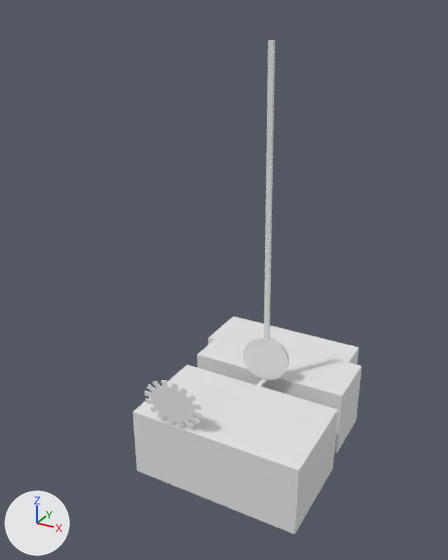
One commit to the Blender file level mock ups/pendulum Level .blend: the scene before it, then after it.
Both versions are drawn from a 50 mm lens placed at (335.0, -310.0, 295.0), pointed at (115.0, 89.0, 96.0). The axes (+X, +Y, +Z) are drawn at lower left. The lights are the same throughout.
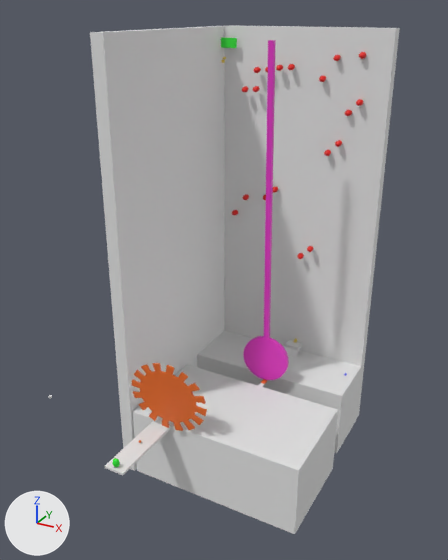
What differs and where, as boxes [x1, y1, x2, y2] in the pictures (448 x 560 px):
'Cube.003', mesh rescaled, moved
    before: [208, 316, 359, 364]
    after: [224, 25, 400, 419]
'Cube.007', added
    after: [90, 26, 224, 471]
'Cylinder', recoloured, turned (white to pink)
    before: [243, 40, 289, 380]
    after: [244, 40, 289, 380]
'Cylinder.001', recoloured, moved, rescaled (29% wider, 41% taller)
    before: [144, 380, 202, 428]
    after: [132, 363, 207, 431]
'Cube.006', added
    after: [105, 421, 170, 475]
'Stairs and platform', added
    after: [285, 340, 302, 358]
'exit (posibly one of many)', added
    after: [221, 37, 237, 48]
'Player Spawn Point', added
    after: [112, 458, 120, 467]

Patch to the scene script:
```diff
--- a/level mock ups/pendulum Level .blend.py
+++ b/level mock ups/pendulum Level .blend.py
@@ me_cylinder @@
 me_cylinder.from_pydata(...)  # 68 vertices, 38 faces; spans x -11.9..1.74, y -0.96..1.05, z -0.1..0.1
+me_cylinder.materials.append(mat_material_004)  # pink #e734c7
@@ me_cylinder_001 @@
 me_cylinder_001.from_pydata(...)  # 128 vertices, 98 faces; spans x -1.31..1.33, y -1.32..1.32, z -0.12..0.12
+me_cylinder_001.materials.append(mat_material_003)  # orange #e76b26
@@ me_cube_003 @@
 me_cube_003.from_pydata(...)  # 8 vertices, 6 faces; spans x -1.0..424.0, y -1.0..104.0, z -92.0..1.0
 # used by ob_cube_003; location = (53.8, 168.9, -12.2); scale = (0.33, 0.516, 0.639)
+# me_cube_003 part 1: the whole mesh is scaled about its middle by (1, 0.19, 5.74), then moved by (0.0, -43.0, 220.0)
 me_cube_003.materials.append(mat_material_001)
@@ ob_cylinder @@
 ob_cylinder.location = (144.5, 109.8, 35.9)
-ob_cylinder.rotation_euler = (-1.605, 1.486, 0.108)  # degrees (-92, 85, 6.2)
+ob_cylinder.rotation_euler = (-1.605, 1.486, 0.0131)  # degrees (-92, 85, 0.8)
 ob_cylinder.scale = (20.0, 20.0, 20.0)
@@ ob_cylinder_001 @@
 ob_cylinder_001 = bpy.data.objects.new('Cylinder.001', me_cylinder_001)
-ob_cylinder_001.location = (110.4, 17.0, 19.8)
+ob_cylinder_001.location = (108.9, 13.2, 27.7)
 ob_cylinder_001.rotation_euler = (-1.584, 0.0, 0.0)  # degrees (-91, 0, 0)
-ob_cylinder_001.scale = (19.6, 14.6, 5.34)
+ob_cylinder_001.scale = (25.2, 21.0, 5.34)
@@ ob_cube_003 @@
 ob_cube_003 = bpy.data.objects.new('Cube.003', me_cube_003)
-ob_cube_003.location = (53.8, 168.9, -12.2)
+ob_cube_003.location = (71.6, 170.4, 0.3)
 ob_cube_003.scale = (0.33, 0.516, 0.639)
@@ ob_exit__posibly_one_of_many @@
+ob_exit__posibly_one_of_many = bpy.data.objects.new('exit (posibly one of many)', me_cube_012)  # a box spanning x -1.0..3.43, y -1.0..1.0, z -1.0..6.5; in mat_material_009 (green #33e73a)
+ob_exit__posibly_one_of_many.location = (72.1, 165.3, 271.2)
+ob_exit__posibly_one_of_many.rotation_euler = (0.0, 1.593, 0.0)  # degrees (0, 91, 0)
+ob_exit__posibly_one_of_many.scale = (1.69, 1.0, 1.94)
@@ ob_cube_007 @@
+ob_cube_007 = bpy.data.objects.new('Cube.007', me_cube_011)  # a box spanning x -77.0..424.0, y -1.0..19.0, z -92.0..441.0; in mat_material_001 (white #e7e7e7)
+ob_cube_007.location = (70.7, 40.2, -0.2)
+ob_cube_007.rotation_euler = (0.0, 0.0, 1.57)  # degrees (0, 0, 90)
+ob_cube_007.scale = (0.33, 0.516, 0.639)
@@ ob_stairs_and_platform @@
+ob_stairs_and_platform = bpy.data.objects.new('Stairs and platform', me_cube_007)  # 16 vertices, 14 faces; spans x -1.0..12.15, y -1.0..13.18, z -1.0..7.4
+ob_stairs_and_platform.location = (142.0, 157.0, 1.2)
@@ ob_player_spawn_point @@
+ob_player_spawn_point = bpy.data.objects.new('Player Spawn Point', me_sphere_001)  # a UV sphere (32 segments, 16 rings, poles along z) spanning x -1.0..1.0, y -1.0..1.0, z -1.0..1.0; in mat_player_spawn_point (green #29e72f)
+ob_player_spawn_point.location = (99.9, -40.6, 1.8)
+ob_player_spawn_point.scale = (2.62, 2.23, 3.46)
@@ ob_cube_006 @@
+ob_cube_006 = bpy.data.objects.new('Cube.006', me_cube_006)  # a box spanning x -1.0..14.9, y -58.6..1.0, z -2.8..-0.8
+ob_cube_006.location = (93.1, 14.7, -0.9)
```
